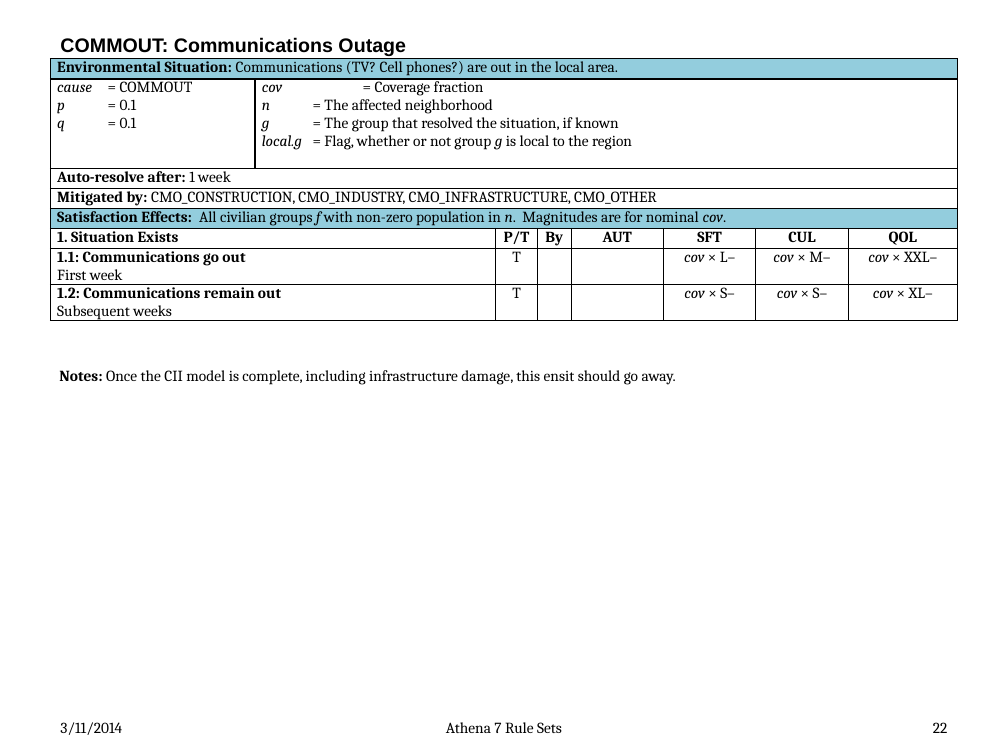
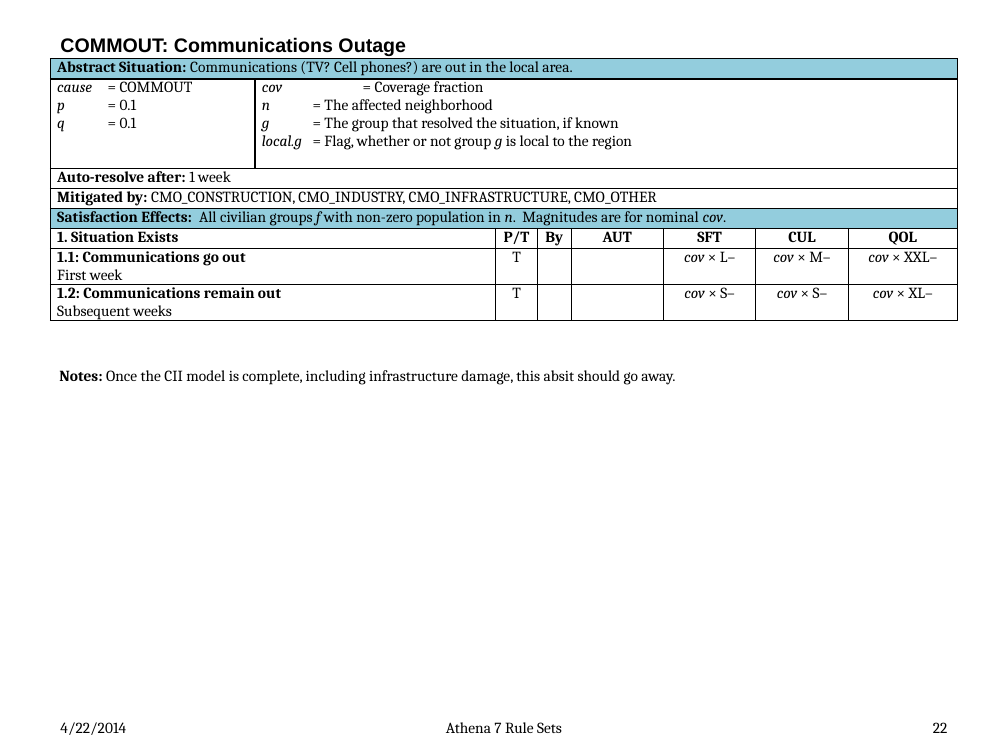
Before and after one commit to AthenaModel/athena-legacy, a slide deck: slide 22 of docs/dev/rules.pptx. Drawn at 1008x756 pixels with LibreOffice and Linux fonts; fonts in the diff are those of the drawing. Boxes give left, top, right and bottom in pixels: in the first picture for what was removed or moved away, otherwise in the second. Text is boxed around its words. In the diff, an @@ line names an element or a change of style, - is before the commit and + after.

```diff
--- a/docs/dev/rules.pptx
+++ b/docs/dev/rules.pptx
@@ table at bbox=[50, 58, 959, 326] @@
-row 1, column 1: Environmental Situation: Communications (TV? Cell phones?) are out in the local area.
+row 1, column 1: Abstract Situation: Communications (TV? Cell phones?) are out in the local area.
@@ text at bbox=[59, 370, 675, 385]: text changed @@
-Notes: Once the CII model is complete, including infrastructure damage, this ensit should go away.
+Notes: Once the CII model is complete, including infrastructure damage, this absit should go away.
@@ text at bbox=[60, 722, 126, 735]: text changed @@
-3/11/2014
+4/22/2014
```
Also in this commit, not shown: 72 other slides changed, 2 other files.
